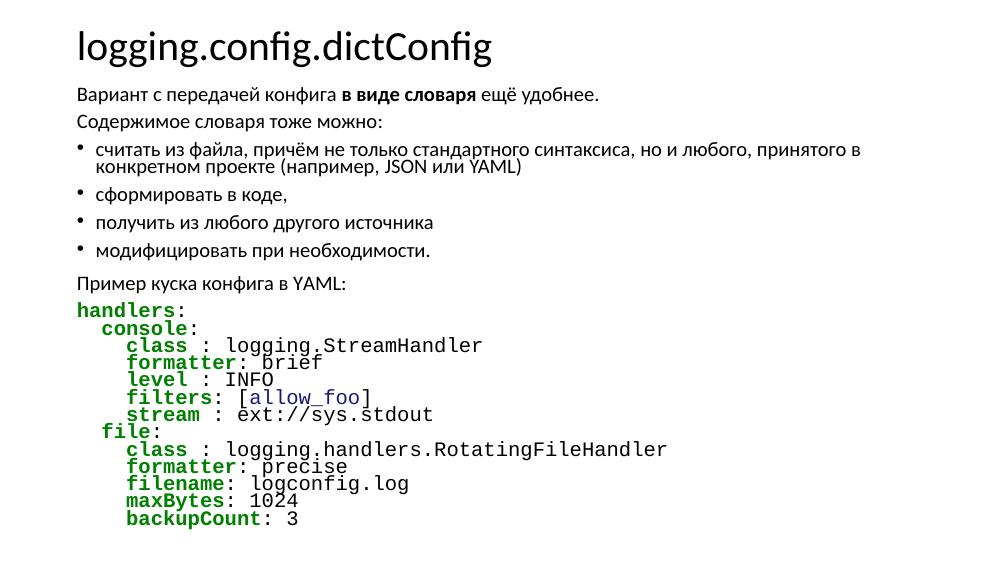
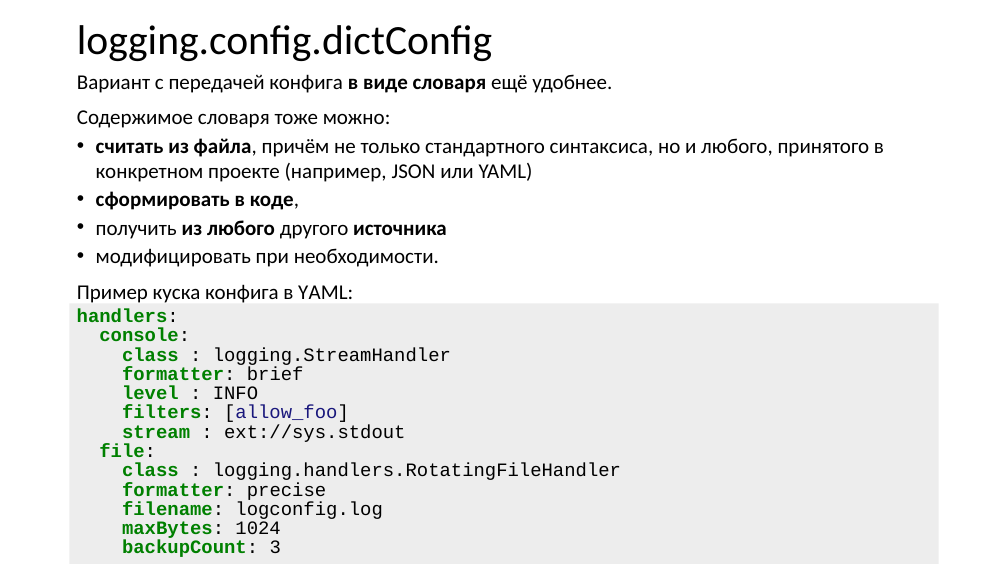
Before and after one commit to xtrueman/prog_instruments, a slide deck: slide 34 of presentations/Logging.pptx. Drawn at 1008x567 pixels with LibreOffice and Linux fonts; fonts in the diff are those of the drawing. Boxes give left, top, right and bottom in pixels: in the first picture for what was removed or moved away, otherwise in the second. Text is boxed around its words. In the diff, an @@ line names an element or a change of style, - is before the commit and + after.

```diff
--- a/presentations/Logging.pptx
+++ b/presentations/Logging.pptx
@@ title "logging.config.dictConfig": place and size @@
-title "logging.config.dictConfig" at [77,31,492,67]
+title "logging.config.dictConfig" at [77,25,492,61]
@@ text "Вариант с передачей конфига в ...": place and size @@
-text "Вариант с передачей конфига в ..." at [77,87,861,530]
+text "Вариант с передачей конфига в ..." at [77,74,884,303]
@@ text "Вариант с передачей конфига в ..." at [77,74,884,303]: size 19.6 to 20 pt; bold on in "считать из файла,", "сформировать в коде,", "из любого источника"; line spacing 0.7 to 1; less space between paragraphs @@
@@ rectangle added at [70,303,939,564], fill #EDEDED, 18 pt, text #000000 @@
+handlers:
+console:
+class : logging.StreamHandler
+formatter: brief
+level : INFO
+filters: [allow_foo]
+stream : ext://sys.stdout
+file:
+class : logging.handlers.RotatingFileHandler
+formatter: precise
+filename: logconfig.log
+maxBytes: 1024
+backupCount: 3
@@ text at [77,303,669,530]: paragraph removed @@
-handlers:
-console:
-class : logging.StreamHandler
-formatter: brief
-level : INFO
-filters: [allow_foo]
-stream : ext://sys.stdout
-file:
-class : logging.handlers.RotatingFileHandler
-formatter: precise
-filename: logconfig.log
-maxBytes: 1024
-backupCount: 3
```
Also in this commit, not shown: 20 other slides changed, 11 slides added, 1 other file.
